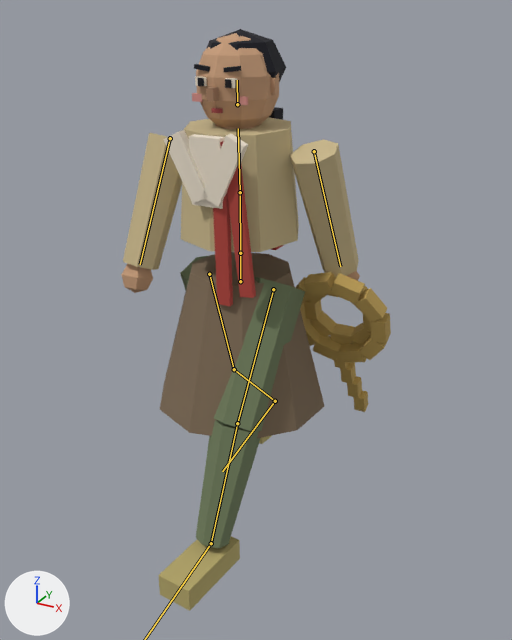
The glTF model unity/Assets/Resources/Models/Npc/npc_N102.glb: old version first, new version second.
One viewpoint serves both versions: a 50 mm lens placed at (1.004, -1.731, 1.607), pointed at (0.068, -0.029, 0.757). Every picture has the same lights, and +X, +Y and +Z are marked at lower left. The picture after the commit comes second. Both versions are drawn at frame 14 of the action 'Walk'; the numbers are the values there. The bones that change are drawn over the model as lines.

Names of what the first picture shows: 'npc_N102_part0', 'npc_N102_part1', 'npc_N102_part10', 'npc_N102_part11', 'npc_N102_part12', 'npc_N102_part2', 'npc_N102_part3', 'npc_N102_part4', 'npc_N102_part5', 'npc_N102_part6', 'npc_N102_part7', 'npc_N102_part8', 'npc_N102_part9'.
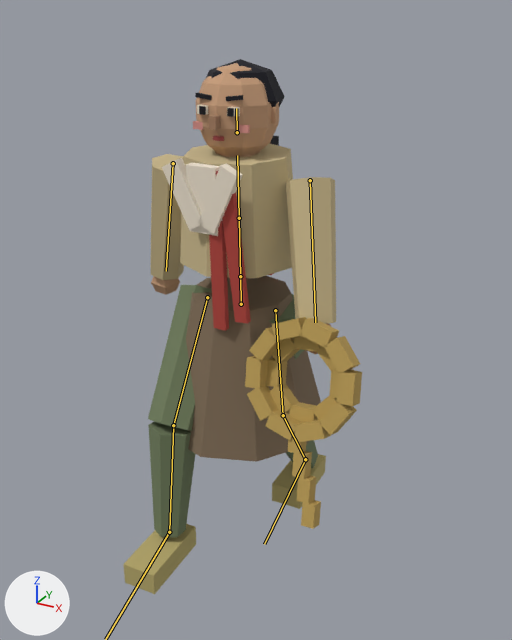
Boxes [x1, y1, x2, y2] around the edits, measured in the pictures (512 x 640 px):
```json
{"object": "npc_N102_part3", "change": "posed", "before": [123, 117, 359, 277], "after": [150, 143, 336, 324], "on screen": "21% narrower, 13% taller"}
{"object": "npc_N102_part0", "change": "posed", "before": [160, 252, 324, 438], "after": [186, 276, 321, 462]}
{"object": "npc_N102_part1", "change": "posed", "before": [180, 256, 305, 548], "after": [148, 285, 318, 537], "on screen": "36% wider, 14% shorter"}
{"object": "npc_N102_part12", "change": "posed", "before": [295, 272, 391, 412], "after": [245, 317, 362, 529]}
{"object": "npc_N102_part6", "change": "posed", "before": [121, 33, 360, 293], "after": [151, 63, 331, 354], "on screen": "25% narrower, 12% taller"}
{"object": "npc_N102_part2", "change": "posed", "before": [158, 436, 271, 611], "after": [123, 454, 326, 594]}
{"object": "npc_N102_part5", "change": "posed", "before": [163, 76, 248, 209], "after": [162, 105, 243, 236]}
{"object": "npc_N102_part4", "change": "posed", "before": [213, 141, 283, 306], "after": [209, 170, 274, 331], "on screen": "7% narrower"}
{"object": "npc_N102_part8", "change": "posed", "before": [194, 29, 286, 120], "after": [195, 59, 285, 146]}
{"object": "npc_N102_part9", "change": "posed", "before": [192, 93, 248, 105], "after": [193, 121, 250, 133]}
{"object": "npc_N102_part7", "change": "posed", "before": [197, 78, 232, 88], "after": [199, 106, 234, 117], "on screen": "9% taller"}
{"bone": "Hips", "before": "(240, 281) to (240, 253)", "after": "(241, 304) to (240, 276)"}
{"bone": "Spine", "before": "(240, 253) to (240, 192)", "after": "(240, 276) to (239, 218)"}
{"bone": "Chest", "before": "(240, 192) to (238, 128)", "after": "(239, 218) to (237, 155)"}
{"bone": "Head", "before": "(237, 104) to (237, 80)", "after": "(237, 132) to (236, 108)"}
{"bone": "UpperArm.L", "before": "(314, 151) to (340, 266)", "after": "(310, 180) to (315, 322)"}
{"bone": "UpperArm.R", "before": "(170, 138) to (140, 264)", "after": "(173, 163) to (166, 271)"}
{"bone": "UpperLeg.L", "before": "(273, 289) to (237, 423)", "after": "(275, 310) to (283, 415)"}
{"bone": "LowerLeg.L", "before": "(237, 423) to (211, 543)", "after": "(283, 415) to (305, 459)"}
{"bone": "UpperLeg.R", "before": "(209, 274) to (234, 369)", "after": "(207, 297) to (173, 425)"}
{"bone": "LowerLeg.R", "before": "(234, 369) to (275, 401)", "after": "(173, 425) to (169, 532)"}
{"bone": "Foot.R", "before": "(275, 401) to (222, 471)", "after": "(169, 532) to (105, 639)"}
```

Edits to the scene script, one JSON object a line:
```json
{"block": "bone_hips", "where": "bone_hips = bpy.data.objects['Armature'].pose.bones['Hips']  # child of 'Root'"}
{"op": "set", "path": "bone_hips.location", "old": "(0.0, 0.001, 0.0)", "new": "(0.0, -0.072, 0.0)"}
{"op": "set", "path": "bone_hips.rotation_quaternion", "old": "(0.999, 0.0, -0.043, 0.0)", "new": "(1.0, 0.007, 0.022, 0.0)", "note": "degrees (0, -5, 0) -> degrees (1, 3, 0)"}
{"block": "bone_spine", "where": "bone_spine = bpy.data.objects['Armature'].pose.bones['Spine']  # child of 'Hips'"}
{"op": "set", "path": "bone_spine.rotation_quaternion", "old": "(1.0, 0.0, 0.0, 0.0)", "new": "(1.0, 0.003, -0.014, 0.0)", "note": "degrees (0, 0, 0) -> degrees (0, -2, 0)"}
{"block": "bone_chest", "where": "bone_chest = bpy.data.objects['Armature'].pose.bones['Chest']  # child of 'Spine'"}
{"op": "set", "path": "bone_chest.rotation_quaternion", "old": "(0.998, 0.017, 0.06, -0.001)", "new": "(1.0, 0.007, -0.021, 0.0)", "note": "degrees (2, 7, 0) -> degrees (1, -2, 0)"}
{"block": "bone_head", "where": "bone_head = bpy.data.objects['Armature'].pose.bones['Head']  # child of 'Neck'"}
{"op": "set", "path": "bone_head.rotation_quaternion", "old": "(1.0, 0.0, -0.026, 0.0)", "new": "(0.999, -0.017, 0.031, 0.001)", "note": "degrees (0, -3, 0) -> degrees (-2, 4, 0)"}
{"block": "bone_upperarm_l", "where": "bone_upperarm_l = bpy.data.objects['Armature'].pose.bones['UpperArm.L']  # child of 'Chest'"}
{"op": "set", "path": "bone_upperarm_l.rotation_quaternion", "old": "(0.988, 0.152, 0.018, 0.018)", "new": "(0.986, -0.153, -0.011, -0.071)", "note": "degrees (17, 2, 2) -> degrees (-18, -2, -8)"}
{"block": "bone_upperarm_r", "where": "bone_upperarm_r = bpy.data.objects['Armature'].pose.bones['UpperArm.R']  # child of 'Chest'"}
{"op": "set", "path": "bone_upperarm_r.rotation_quaternion", "old": "(-0.982, 0.184, -0.022, -0.022)", "new": "(-0.998, -0.052, 0.003, -0.046)", "note": "degrees (-21, 3, 2) -> degrees (6, -1, 5)"}
{"block": "bone_upperleg_l", "where": "bone_upperleg_l = bpy.data.objects['Armature'].pose.bones['UpperLeg.L']  # child of 'Hips'"}
{"op": "set", "path": "bone_upperleg_l.rotation_quaternion", "old": "(0.97, -0.242, 0.0, 0.0)", "new": "(0.997, 0.077, 0.0, 0.0)", "note": "degrees (-28, 0, 0) -> degrees (9, 0, 0)"}
{"block": "bone_lowerleg_l", "where": "bone_lowerleg_l = bpy.data.objects['Armature'].pose.bones['LowerLeg.L']  # child of 'UpperLeg.L'"}
{"op": "set", "path": "bone_lowerleg_l.rotation_quaternion", "old": "(0.999, 0.048, 0.0, 0.0)", "new": "(0.976, 0.218, 0.0, 0.0)", "note": "degrees (5, 0, 0) -> degrees (25, 0, 0)"}
{"block": "bone_foot_l", "where": "bone_foot_l = bpy.data.objects['Armature'].pose.bones['Foot.L']  # child of 'LowerLeg.L'"}
{"op": "set", "path": "bone_foot_l.rotation_quaternion", "old": "(0.98, 0.2, 0.0, 0.0)", "new": "(0.954, -0.3, 0.0, 0.0)", "note": "degrees (23, 0, 0) -> degrees (-35, 0, 0)"}
{"block": "bone_upperleg_r", "where": "bone_upperleg_r = bpy.data.objects['Armature'].pose.bones['UpperLeg.R']  # child of 'Hips'"}
{"op": "set", "path": "bone_upperleg_r.rotation_quaternion", "old": "(-0.988, -0.154, 0.0, 0.0)", "new": "(-0.955, 0.296, 0.0, 0.0)", "note": "degrees (18, 0, 0) -> degrees (-34, 0, 0)"}
{"block": "bone_lowerleg_r", "where": "bone_lowerleg_r = bpy.data.objects['Armature'].pose.bones['LowerLeg.R']  # child of 'UpperLeg.R'"}
{"op": "set", "path": "bone_lowerleg_r.rotation_quaternion", "old": "(0.968, 0.25, 0.0, 0.0)", "new": "(0.976, 0.218, 0.0, 0.0)", "note": "degrees (29, 0, 0) -> degrees (25, 0, 0)"}
{"block": "bone_foot_r", "where": "bone_foot_r = bpy.data.objects['Armature'].pose.bones['Foot.R']  # child of 'LowerLeg.R'"}
{"op": "set", "path": "bone_foot_r.rotation_quaternion", "old": "(0.917, -0.398, 0.0, 0.0)", "new": "(0.997, 0.074, 0.0, 0.0)", "note": "degrees (-47, 0, 0) -> degrees (8, 0, 0)"}
```
